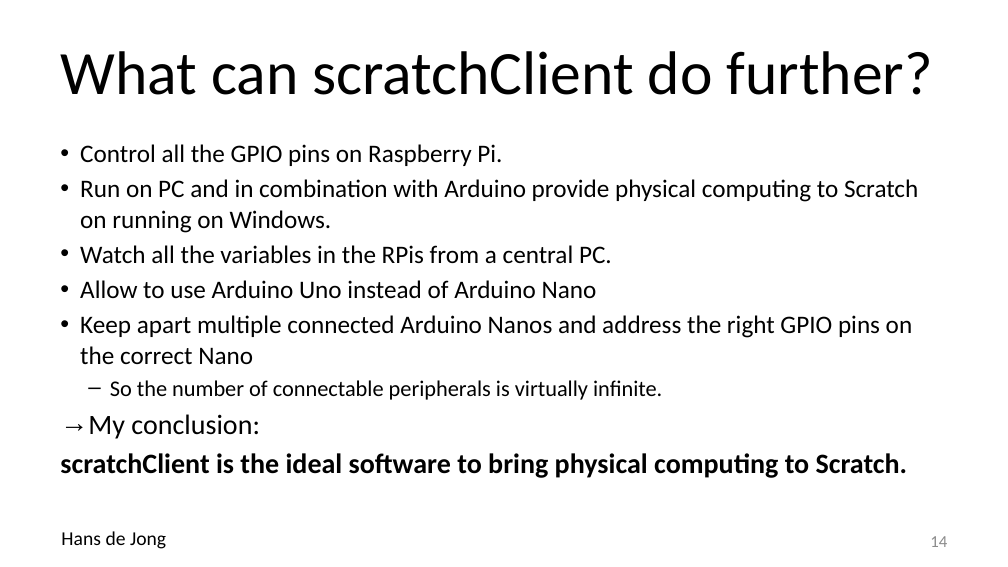
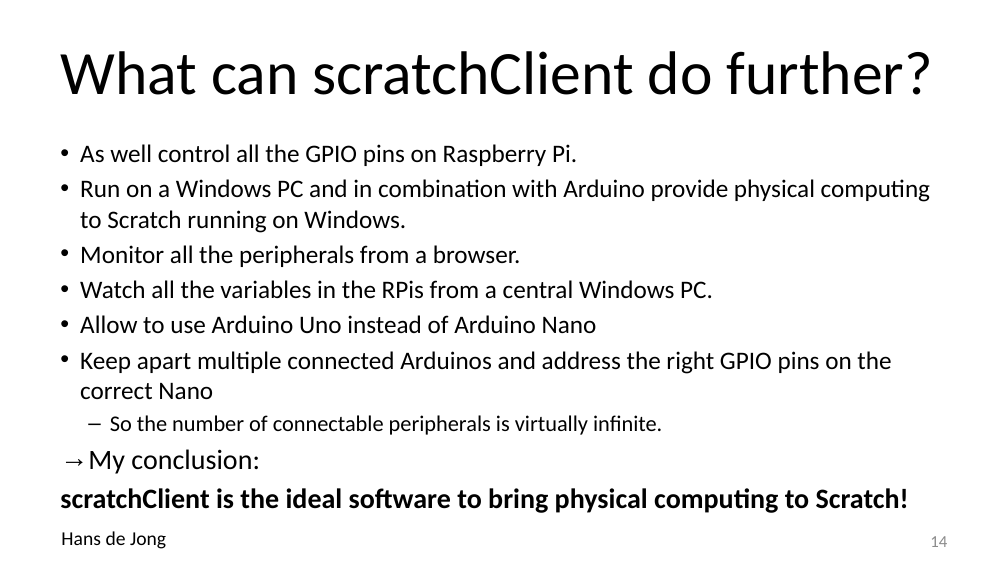
Before and after one commit to hansdejongehv/Weekendschool-PiAndMore, a slide deck: slide 14 of PiAndMore/Part-0--Presentation/A lesson of physical Computing with Scratch.pptx. Drawn at 1008x567 pixels with LibreOffice and Linux fonts; fonts in the diff are those of the drawing; background and template pictures are left out. Boxes give left, top, right and bottom in pixels: in the first picture for what was removed or moved away, otherwise in the second. Text is boxed around its words. In the diff, an @@ line names an element or a change of style, - is before the commit and + after.

Commit message:
Update to presentation

```diff
--- a/PiAndMore/Part-0--Presentation/A lesson of physical Computing with Scratch.pptx
+++ b/PiAndMore/Part-0--Presentation/A lesson of physical Computing with Scratch.pptx
@@ text at box(80, 144, 930, 299): text changed @@
-• Control all the GPIO pins on Raspberry Pi.
-• Run on PC and in combination with Arduino provide physical computing to Scratch on running on Windows.
-• Watch all the variables in the RPis from a central PC.
+• As well control all the GPIO pins on Raspberry Pi.
+• Run on a Windows PC and in combination with Arduino provide physical computing to Scratch running on Windows.
+• Monitor all the peripherals from a browser.
+• Watch all the variables in the RPis from a central Windows PC.
@@ text at box(80, 351, 891, 399): text changed @@
-• Keep apart multiple connected Arduino Nanos and address the right GPIO pins on the correct Nano
+• Keep apart multiple connected Arduinos and address the right GPIO pins on the correct Nano
@@ text at box(60, 488, 909, 513): text changed @@
-scratchClient is the ideal software to bring physical computing to Scratch.
+scratchClient is the ideal software to bring physical computing to Scratch!
```
Also in this commit, not shown: 8 other slides changed.
